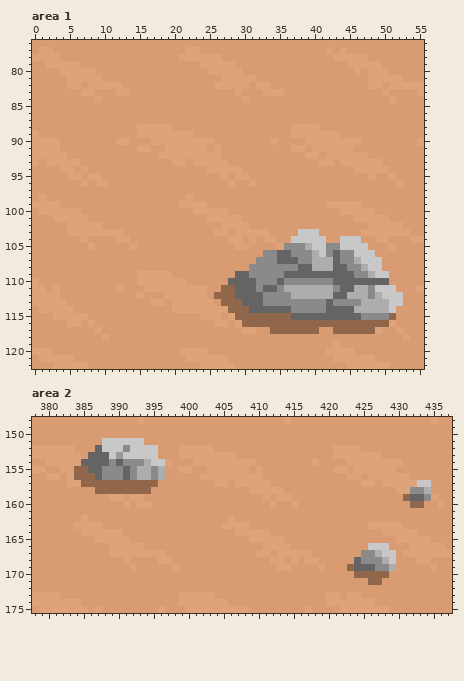
Edited in one commit: pixel-art file (art/Sprites/tilesetmud64exp_25.aseprite). Above is the file before it was changed.
640x192 pixels, 1 frame. Colours within 5 levels of each other are drawn and written as one. Shown: area 1: x 0..55, y 76..122; area 2: x 378..437, y 148..175.
After:
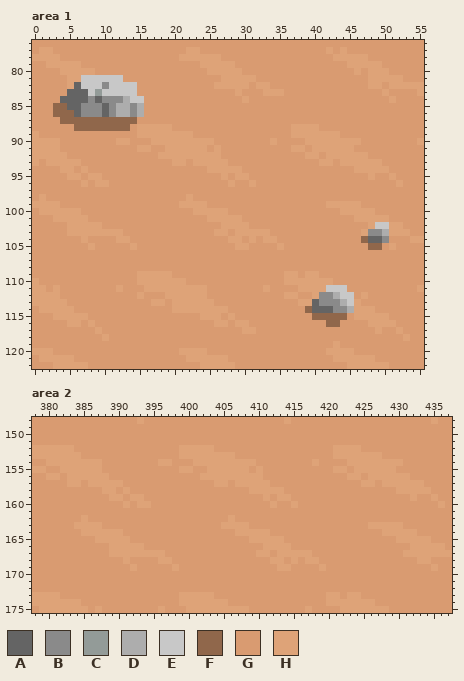
Palette (. is transparent): A #646464  B #8a8a8a  C #939b98  D #adadad  E #c8c8c8  F #90674b  G #d99b71  H #dea378
The exact change:
Changed rows in their new state; - is an unchanged pixel.
Area 1, layer "rocas":
first column x 3:
 81 ----EEEEEE---
 82 ---AEEEBEEEE-
 83 --AAAECEEEEE-
 84 -AAAABABBBDEE
 85 FFAABBBABDDBD
 86 FFFABBBABDDBD
 87 -FFFFFFFFFFF-
 88 ---FFFFFFFF--
first column x 26:
102 -----------------------EE--
103 ------------GGG-------BBD--
104 -----------GGGGG--GGGFAAB--
105 ----------GGGGGGGGGGGGFF---
106 -------GGGGGGGGGGGGGGGG----
107 ------GGGGGGGGGGGGGGGGGG---
108 -----GGGGGGGGGGGGGGGGGGG---
109 ---GGGGGGGHHGHHGGGGGGGGGG--
110 --GGGGGGGGHHHHHHHGGGGGGGG--
111 -GGGGGGHGGGGHHHHEEEGGGGGGG-
112 GGGGGGGGGGHHGGHBBDEEGHGGGGG
113 -GGGGGGGGGGGHHA-B-DEHGGGGGG
114 --GGGGGGGGGGGFAA-BBDHHHGGG-
115 ---GGGGGGGGGGGFFFFFGHHHHHG-
116 ----HGGGGGGGGGGG--GGGGHHH--
117 --------GGGGGGG--GGGGGG----
Area 2, layer "rocas":
first column x 384:
151 ----GGGGGG-----------------------------------------
152 ---GGGGGGGGG---------------------------------------
153 --GGGGGGGGGG---------------------------------------
154 -HHHGGGGGGGGH--------------------------------------
155 HHHHGGGGGGGGG--------------------------------------
156 HHHHHGGGGGGGG--------------------------------------
157 -GHHHHHGGGGG-------------------------------------HG
158 ---GHHGHGGG-------------------------------------HHH
159 -----------------------------------------------GHGG
160 ------------------------------------------------GG-
first column x 423:
166 ---GGG-
167 --GGGGG
168 -GGGGGG
169 GGGGGGG
170 -GGGGG-
171 ---GG--
Pixel boxes of the changes (left, top, right, bottom) in both pictures:
changed: (53, 75, 144, 131)
changed: (214, 222, 403, 334)
changed: (74, 438, 165, 494)
changed: (403, 480, 431, 508)
changed: (347, 543, 396, 585)
